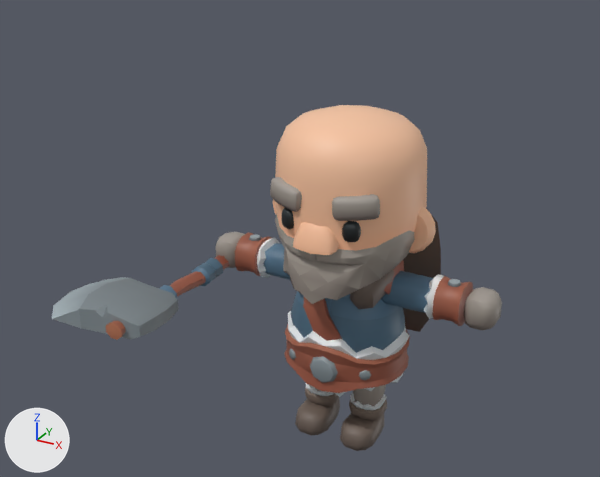
The glTF model csharp/Unciv.Godot/Packs/units/models/unit/Pictish Warrior.glb, before and after one commit.
Both versions are drawn from a camera (50 mm lens) standing at (0.643, -1.373, 1.1) and looking at (-0.057, -0.1, 0.464). Lighting does not change. The marker at lower left points along +X, +Y and +Z. The picture after the commit comes second. Where no turn or scale is listed for an object, it has been applied to the vertices. Vertices at exactly the same position are counted once.

The scene before the commit, as lines of its bpy script (objects in view):
```python
ob_1h_axe = bpy.data.objects.new('1H_Axe', me_cube_12900)
ob_1h_axe.location = (-0.283, -0.087, 0.336)
ob_1h_axe.rotation_euler = (1.571, 0.0, 0.0)  # degrees (90, 0, 0)
ob_1h_axe.scale = (0.32, 0.32, 0.32)
ob_barbarian_armleft = bpy.data.objects.new('Barbarian_ArmLeft', me_cube_160)
ob_barbarian_armleft.location = (0.0, 0.0, 0.0)
ob_barbarian_armright = bpy.data.objects.new('Barbarian_ArmRight', me_cube_161)
ob_barbarian_armright.location = (0.0, 0.0, 0.0)
ob_barbarian_body = bpy.data.objects.new('Barbarian_Body', me_prototypepete_body_022)
ob_barbarian_body.location = (0.0, 0.0, 0.0)
ob_barbarian_cape = bpy.data.objects.new('Barbarian_Cape', me_plane_006)
ob_barbarian_cape.location = (0.0, 0.0, 0.56)
ob_barbarian_cape.scale = (0.32, 0.32, 0.32)
ob_barbarian_head = bpy.data.objects.new('Barbarian_Head', me_cube_167)
ob_barbarian_head.location = (0.0, 0.0, 0.0)
ob_barbarian_legleft = bpy.data.objects.new('Barbarian_LegLeft', me_cube_165)
ob_barbarian_legleft.location = (0.0, 0.0, 0.0)
ob_barbarian_legright = bpy.data.objects.new('Barbarian_LegRight', me_cube_163)
ob_barbarian_legright.location = (0.0, 0.0, 0.0)
```
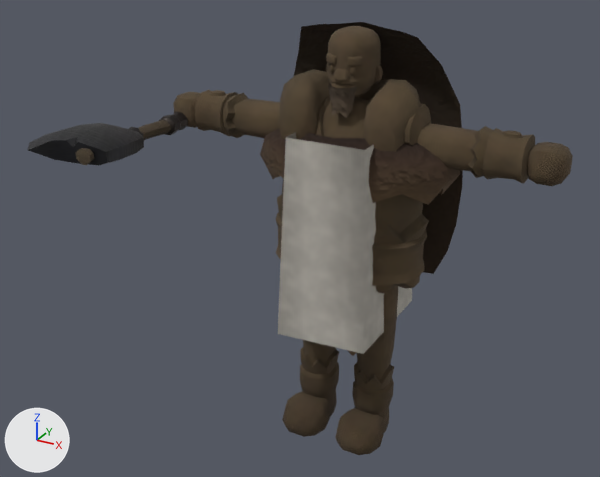
What differs and where, as boxes [x1, y1, x2, y2] in the pictures (600 x 477 px):
'Warrior', added: after [173, 26, 573, 455]
'Barbarian_Head', deleted: before [270, 105, 436, 304]
'1H_Axe', surface changed, moved, rescaled (10% narrower, 35% shorter): before [52, 255, 230, 340]; after [28, 111, 188, 166]
'Barbarian_Body', deleted: before [284, 270, 410, 397]
'Barbarian_Cape', surface changed, moved, rescaled: before [403, 208, 441, 332]; after [294, 22, 463, 274]
'Barbarian_ArmLeft', deleted: before [381, 260, 502, 330]
'Barbarian_ArmRight', deleted: before [215, 232, 290, 280]
'Barbarian_LegLeft', deleted: before [340, 385, 387, 451]
'Barbarian_LegRight', deleted: before [295, 383, 340, 435]
part 1 of me_cube_12900, recoloured: before [106, 255, 230, 340]; after [76, 120, 171, 165]
part 2 of me_cube_12900, recoloured: before [52, 258, 223, 340]; after [28, 111, 188, 166]

The change, as a list of edits to the scene's bpy script:
```text
Change mat_teamcolor:
    remove # nodes: BsdfPrincipled, OutputMaterial, TexImage
    remove # uses the picture img_barbarian_texture
    nodes: BsdfPrincipled, Mix, NormalMap, OutputMaterial, TexImage x2, VertexColor
    uses the picture img_image_8
    uses the picture img_image_9
Add mat_iron:
    mat_iron = bpy.data.materials.new('Iron')
    # uses the picture img_image_2
    # uses the picture img_image_3
Add mat_cloth:
    mat_cloth = bpy.data.materials.new('Cloth')
    # uses the picture img_image_12
    # uses the picture img_image_13
Add mat_hair:
    mat_hair = bpy.data.materials.new('Hair')
    # uses the picture img_image_0
    # uses the picture img_image_1
Add mat_fur:
    mat_fur = bpy.data.materials.new('Fur')
    # uses the picture img_image_6
    # uses the picture img_image_7
Add mat_leather:
    mat_leather = bpy.data.materials.new('Leather')
    # uses the picture img_image_4
    # uses the picture img_image_5
Add mat_wool:
    mat_wool = bpy.data.materials.new('Wool')
    # uses the picture img_image_10
    # uses the picture img_image_11
Change me_cube_12900:
    where me_cube_12900.from_pydata(...)  # 141 vertices, 274 faces; spans x -0.589..0.125, y -0.092..0.092, z -0.273..0.971
    used by ob_1h_axe; location = (-0.283, -0.087, 0.336); rotation_euler = (1.571, 0.0, 0.0), in degrees (90, 0, 0); scale = (0.32, 0.32, 0.32)
    me_cube_12900 part 1: 80 faces spanning x -0.086..0.061, y -0.054..0.054, z -0.273..0.917 switch from mat_teamcolor (picture img_barbarian_texture) to mat_cloth
    me_cube_12900 part 2: 194 faces spanning x -0.589..0.125, y -0.092..0.092, z -0.085..0.971 switch from mat_teamcolor (picture img_barbarian_texture) to mat_iron
Remove ob_barbarian_armleft:
    ob_barbarian_armleft = bpy.data.objects.new('Barbarian_ArmLeft', me_cube_160)
Remove ob_barbarian_armright:
    ob_barbarian_armright = bpy.data.objects.new('Barbarian_ArmRight', me_cube_161)
Remove ob_barbarian_body:
    ob_barbarian_body = bpy.data.objects.new('Barbarian_Body', me_prototypepete_body_022)
Remove ob_barbarian_head:
    ob_barbarian_head = bpy.data.objects.new('Barbarian_Head', me_cube_167)
Remove ob_barbarian_legleft:
    ob_barbarian_legleft = bpy.data.objects.new('Barbarian_LegLeft', me_cube_165)
Remove ob_barbarian_legright:
    ob_barbarian_legright = bpy.data.objects.new('Barbarian_LegRight', me_cube_163)
Change ob_1h_axe:
    ob_1h_axe.location: (-0.283, -0.087, 0.336) -> (-0.371, -0.058, 0.637)
    ob_1h_axe.scale: (0.32, 0.32, 0.32) -> (0.285, 0.285, 0.285)
Change ob_barbarian_cape:
    ob_barbarian_cape.location: (0.0, 0.0, 0.56) -> (0.0, 0.0, 0.845)
    ob_barbarian_cape.scale: (0.32, 0.32, 0.32) -> (0.395, 0.263, 0.439)
Add ob_warrior:
    ob_warrior = bpy.data.objects.new('Warrior', me_mesh_skinned)  # 2465 vertices, 4517 faces; spans x -0.401..0.401, y -0.124..0.122, z 0.011..0.861
    ob_warrior.location = (0.0, 0.0, -0.011)
```
